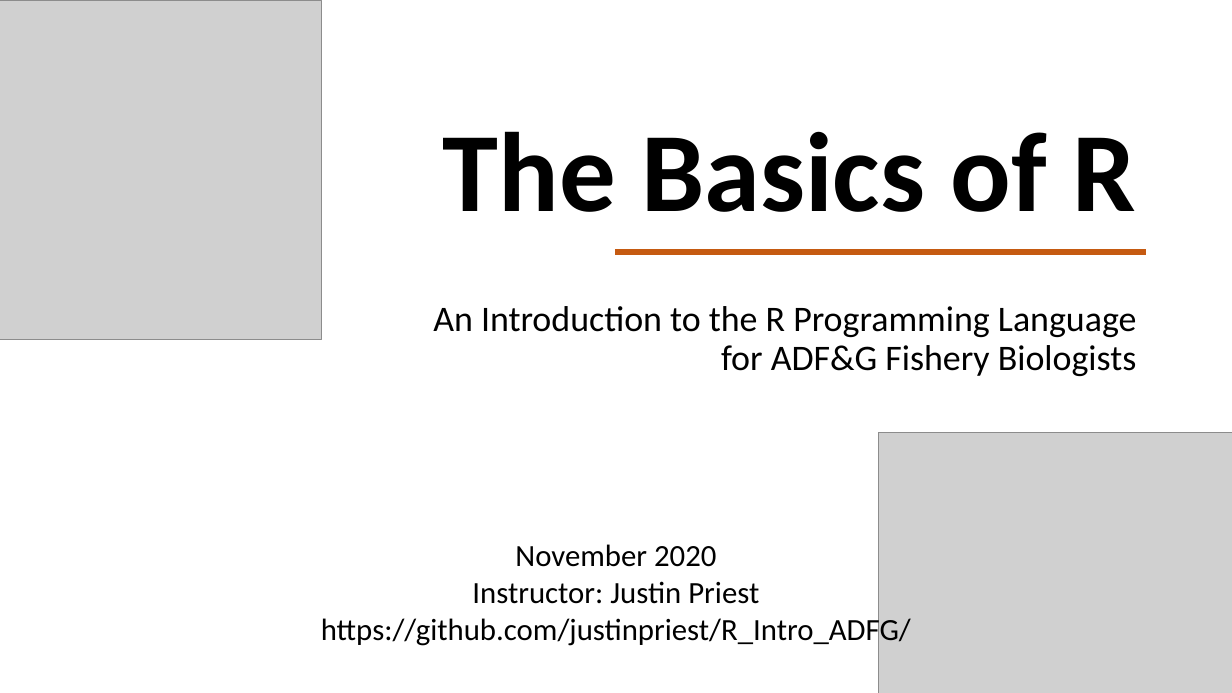
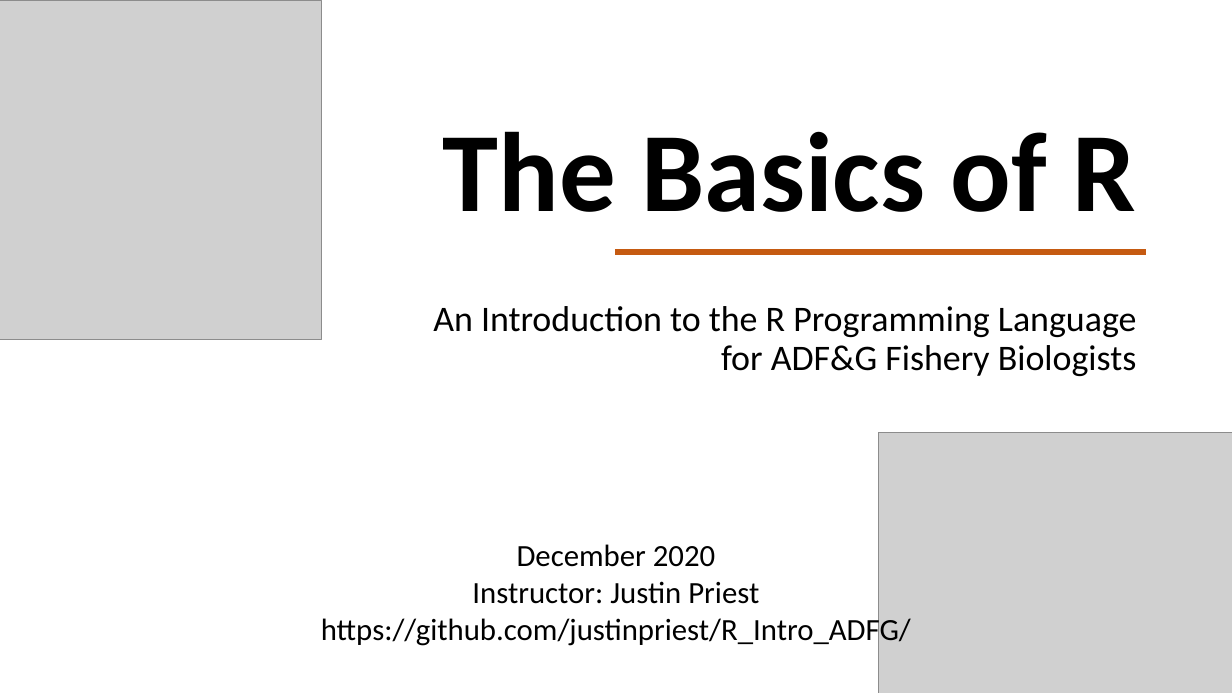
Before and after one commit to justinpriest/R_Intro_ADFG, a slide deck: slide 1 of The Basics of R.pptx. Drawn at 1232x693 pixels with LibreOffice and Linux fonts; fonts in the diff are those of the drawing; grey boxes stand for pictures. Boxes give left, top, right and bottom in pixels: in the first picture for what was removed or moved away, otherwise in the second. Text is boxed around its words. In the diff, an @@ line names an element or a change of style, - is before the commit and + after.

```diff
--- a/The Basics of R.pptx
+++ b/The Basics of R.pptx
@@ text at [517,544,715,567]: text changed @@
-November 2020
+December 2020
```
Also in this commit, not shown: 1 other file.
